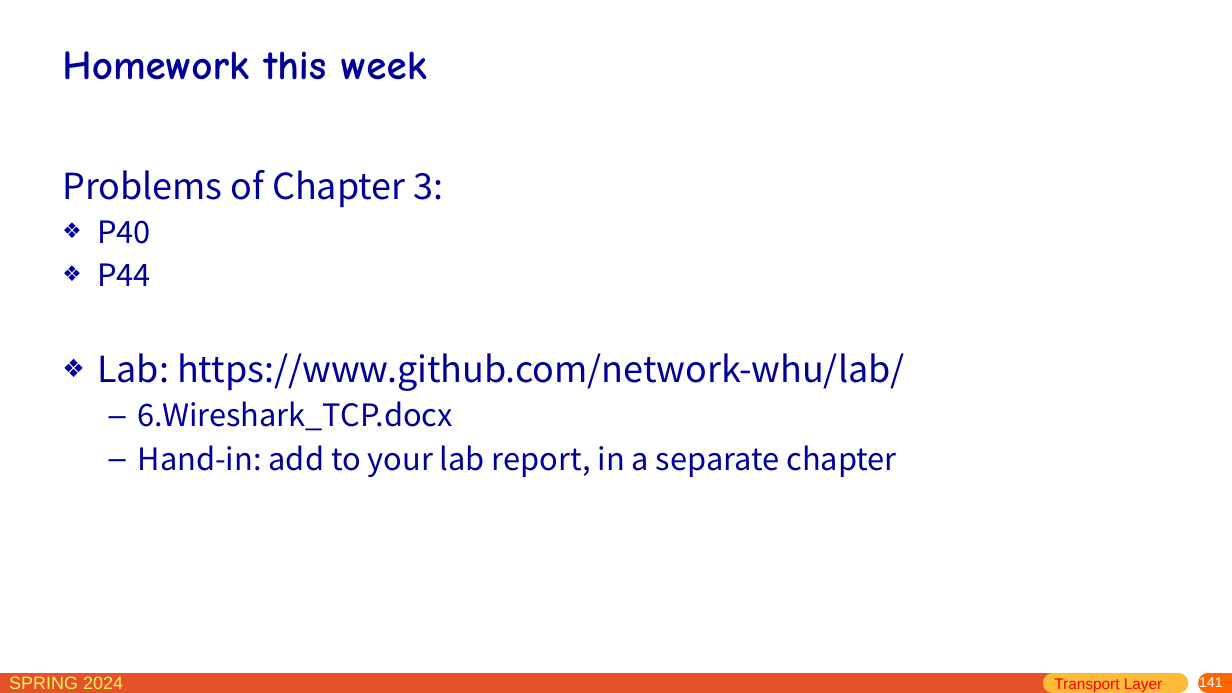
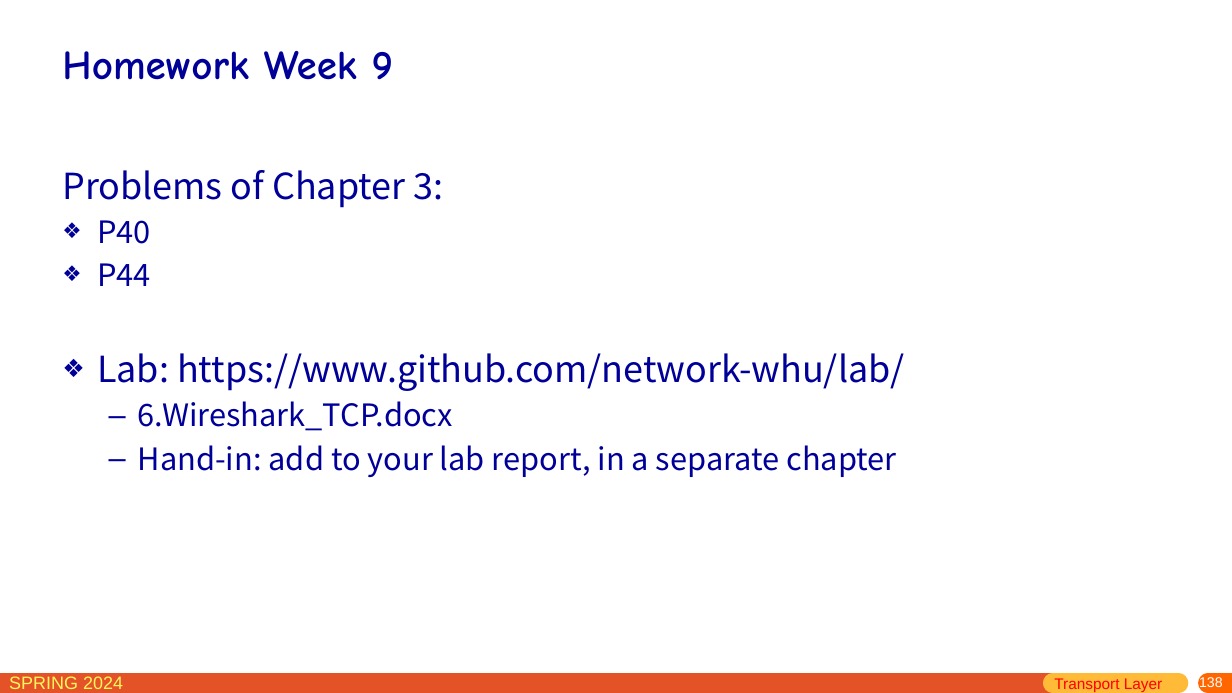
Before and after one commit to network-whu/slides, a slide deck: slide 138 of pptx/chapter3.pptx (slide 141 before the commit). Drawn at 1232x693 pixels with LibreOffice and Linux fonts; fonts in the diff are those of the drawing. Boxes give left, top, right and bottom in pixels: in the first picture for what was removed or moved away, otherwise in the second. Text is boxed around its words. In the diff, an @@ line names an element or a change of style, - is before the commit and + after.

Commit message:
week 9

```diff
--- a/pptx/chapter3.pptx
+++ b/pptx/chapter3.pptx
@@ title at box(62, 51, 393, 80): text changed @@
-Homework this week
+Homework Week 9
@@ page number at box(1199, 676, 1223, 691): text changed @@
-141
+138
```
Also in this commit, not shown: 21 other slides changed, 3 slides removed.
